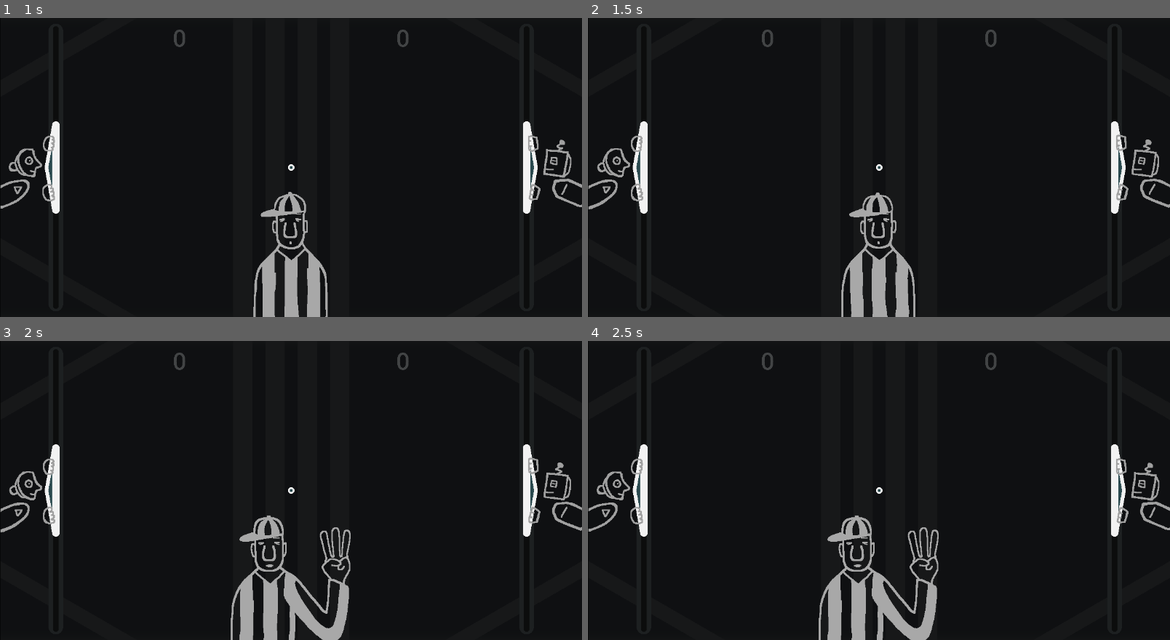
Above: before the commit, frames 1-4 (two rows, left to right).
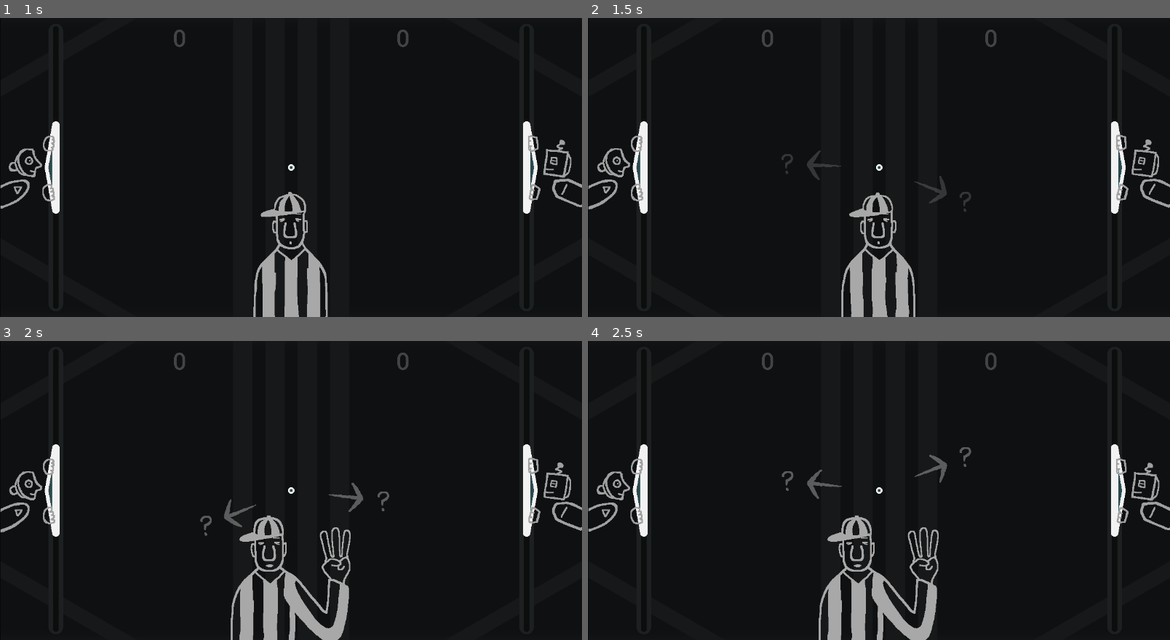
Above: after the commit, the same moments.

Repository: pixerhp/Pixers-Pong
Game: Godot game, scene res://scenes/topscenes/gameplay_topscene.tscn
Two runs of this game, one before a commit and one after it. Both use one fixed random seed, a clock stepped at 60 frames per second and the inputs below.
Inputs (mouse positions are in pixels of both pictures, inside the frame that each line leads up to):
- Up to frame 1 (1 s): move the mouse to (419, 152) at 0.52 s; hold D (plr1_bump_right) from 0.53 s (still down); tap Shift (plr1_slow) at 0.6 s; click (419, 152) at 0.67 s
- Up to frame 2 (1.5 s): move the mouse to (762, 182) at 1.27 s; release D (plr1_bump_right) at 1.28 s; hold S (plr1_down) from 1.28 s (still down); tap Keypad 0 (plr2_slow) at 1.35 s
- Up to frame 3 (2 s): keep holding S (plr1_down)
- Up to frame 4 (2.5 s): move the mouse to (937, 424) at 2.02 s; release S (plr1_down) at 2.03 s; hold D (plr1_bump_right) from 2.03 s (still down); tap Shift (plr1_slow) at 2.1 s

Frame 1 is identical in both runs. In frame 2, 0.3% of the frame differs, in the area x 33-66%, y 44-65%; in frame 3, 0.3%; in frame 4, 0.3%, in the area x 33-66%, y 35-53%.

Commit message:
Implement arrow pointers aspect of first serve

Diff:
--- a/scenes/prefabs/arrow_pointer.tscn
+++ b/scenes/prefabs/arrow_pointer.tscn
@@ -13,12 +13,12 @@
 texture = ExtResource("1_ykf56")
 
 [node name="QuestionTransformer" type="RemoteTransform2D" parent="RotationContainer" unique_id=766621225]
-position = Vector2(190, 0)
+position = Vector2(200, 0)
 remote_path = NodePath("../../QuestionSprite")
 update_rotation = false
 update_scale = false
 
 [node name="QuestionSprite" type="Sprite2D" parent="." unique_id=237233097]
 unique_name_in_owner = true
-position = Vector2(190, 0)
+position = Vector2(200, 0)
 texture = ExtResource("2_5vkmy")
--- a/scenes/topscenes/gameplay_topscene.tscn
+++ b/scenes/topscenes/gameplay_topscene.tscn
@@ -8,6 +8,7 @@
 [ext_resource type="Texture2D" uid="uid://cc25j0nn47ytn" path="res://assets/art/referee.png" id="5_ks65t"]
 [ext_resource type="StyleBox" uid="uid://ci1vj1icd2vas" path="res://assets/styles/cyan_panel.tres" id="6_hx5ms"]
 [ext_resource type="StyleBox" uid="uid://dqwo7lmx1r506" path="res://assets/styles/button_default.tres" id="7_emnkm"]
+[ext_resource type="PackedScene" uid="uid://dvxs6tdfud5sl" path="res://scenes/prefabs/arrow_pointer.tscn" id="8_iube2"]
 [ext_resource type="StyleBox" uid="uid://r75uu6a6dxcf" path="res://assets/styles/button_pressed.tres" id="8_rfs2g"]
 [ext_resource type="StyleBox" uid="uid://t2qdtndfu2sc" path="res://assets/styles/button_hover.tres" id="9_d18oc"]
 [ext_resource type="StyleBox" uid="uid://d4gh36qf2ytct" path="res://assets/styles/outer_vignette_panel.tres" id="10_d18oc"]
@@ -33,6 +34,17 @@
 [sub_resource type="RectangleShape2D" id="RectangleShape2D_u55sw"]
 size = Vector2(1260, 200)
 
+[sub_resource type="Curve" id="Curve_pyq0w"]
+_data = [Vector2(0, 0), 0.0, 1.4, 0, 0, Vector2(1, 1), 0.0, 0.0, 0, 0]
+point_count = 2
+
+[sub_resource type="SphereMesh" id="SphereMesh_pyq0w"]
+radius = 5.0
+height = 10.0
+
+[sub_resource type="CircleShape2D" id="CircleShape2D_hx5ms"]
+radius = 7.0
+
 [sub_resource type="AtlasTexture" id="AtlasTexture_ks65t"]
 atlas = ExtResource("5_ks65t")
 region = Rect2(0, 0, 512, 320)
@@ -126,17 +138,6 @@
 "name": &"winner_gesture",
 "speed": 5.0
 }]
-
-[sub_resource type="Curve" id="Curve_pyq0w"]
-_data = [Vector2(0, 0), 0.0, 1.4, 0, 0, Vector2(1, 1), 0.0, 0.0, 0, 0]
-point_count = 2
-
-[sub_resource type="SphereMesh" id="SphereMesh_pyq0w"]
-radius = 5.0
-height = 10.0
-
-[sub_resource type="CircleShape2D" id="CircleShape2D_hx5ms"]
-radius = 7.0
 
 [node name="GameplayTopscene" type="Control" unique_id=1589095980]
 layout_mode = 3
@@ -320,13 +321,6 @@
 offset_right = 872.308
 offset_bottom = 70.0
 
-[node name="Referee" type="AnimatedSprite2D" parent="CenteringParent/ClippingParent" unique_id=1568092764]
-unique_name_in_owner = true
-position = Vector2(630, 792)
-sprite_frames = SubResource("SpriteFrames_81lo5")
-animation = &"idle"
-autoplay = "idle"
-
 [node name="LeftPaddle" parent="CenteringParent/ClippingParent" unique_id=340420252 instance=ExtResource("3_ks65t")]
 unique_name_in_owner = true
 position = Vector2(120, 324)
@@ -369,6 +363,23 @@
 margin = 2.0
 collide_with_areas = true
 collide_with_bodies = false
+
+[node name="PrimaryArrowPointer" parent="CenteringParent/ClippingParent" unique_id=1333024161 instance=ExtResource("8_iube2")]
+unique_name_in_owner = true
+visible = false
+position = Vector2(630, 324)
+
+[node name="SecondaryArrowPointer" parent="CenteringParent/ClippingParent" unique_id=1059361601 instance=ExtResource("8_iube2")]
+unique_name_in_owner = true
+visible = false
+position = Vector2(630, 324)
+
+[node name="Referee" type="AnimatedSprite2D" parent="CenteringParent/ClippingParent" unique_id=1568092764]
+unique_name_in_owner = true
+position = Vector2(630, 792)
+sprite_frames = SubResource("SpriteFrames_81lo5")
+animation = &"idle"
+autoplay = "idle"
 
 [node name="DebugRect3" type="ColorRect" parent="CenteringParent/ClippingParent" unique_id=1751128402]
 visible = false
--- a/scripts/gameplay_script.gd
+++ b/scripts/gameplay_script.gd
@@ -81,6 +81,7 @@
 	reset_ball()
 	reset_balltrail()
 	reset_referee()
+	reset_arrow_pointers()
 
 func reset_framing():
 	get_window().set_content_scale_size(Globals.GAME_SIZE)
@@ -152,6 +153,15 @@
 	%Referee.position = Vector2(Globals.GAME_SIZE.x/2.0, Globals.GAME_SIZE.y + 144.0)
 	%Referee.scale.x = 1.0
 	%Referee.play("idle")
+func reset_arrow_pointers():
+	%PrimaryArrowPointer.visible = false
+	%PrimaryArrowPointer/%QuestionSprite.visible = false
+	%PrimaryArrowPointer.position = Globals.GAME_SIZE / 2.0
+	%PrimaryArrowPointer/%RotationContainer.rotation_degrees = 0.0
+	%SecondaryArrowPointer.visible = %PrimaryArrowPointer.visible
+	%SecondaryArrowPointer/%QuestionSprite.visible = %PrimaryArrowPointer/%QuestionSprite.visible
+	%SecondaryArrowPointer.position = %PrimaryArrowPointer.position
+	%SecondaryArrowPointer/%RotationContainer.rotation_degrees = 180.0
 
 const STREAK_PREFIX: String = "🗘"
 func update_scores_text():
@@ -229,8 +239,21 @@
 		%Referee.play("count_2")
 	else:
 		%Referee.play("count_1")
-
-	# !!! (add arrows and ?s stuff.)
+	# Arrow pointers fade-in and viwsibility:
+	const ARROWS_FADEIN_START: float = REF_COUNT_START / 2.0
+	const ARROWS_FADEIN_END: float = REF_COUNT_START
+	%PrimaryArrowPointer.visible = playthrough > ARROWS_FADEIN_START
+	%SecondaryArrowPointer.visible = %PrimaryArrowPointer.visible
+	%PrimaryArrowPointer/%QuestionSprite.visible = %PrimaryArrowPointer.visible
+	%SecondaryArrowPointer/%QuestionSprite.visible = %PrimaryArrowPointer/%QuestionSprite.visible
+	%PrimaryArrowPointer.modulate = Color(1.0, 1.0, 1.0,
+		clampf(proportion_from_range(playthrough, ARROWS_FADEIN_START, ARROWS_FADEIN_END) / 2.0, 0.0, 0.5))
+	%SecondaryArrowPointer.modulate = %PrimaryArrowPointer.modulate
+	# Arrow pointers movement:
+	%PrimaryArrowPointer/%RotationContainer.rotation_degrees = (
+		(22.5 * sin(float(Time.get_ticks_msec()) / 324.34)))
+	%SecondaryArrowPointer/%RotationContainer.rotation_degrees = 180 + (
+		(22.5 * sin(float(Time.get_ticks_msec() + 32528437) / 284.83)))
 
 var first_serve_p1_to_conclude: bool = false
 func handle_first_serve_p1_conclusion():
@@ -238,8 +261,7 @@
 	reset_scores_visuals()
 	reset_referee()
 	%Referee.position.y = Globals.GAME_SIZE.y - 144.0
-	# !!! (add stuff for arrows, ?, etc after they're implemented into the animation.)
-
+	reset_arrow_pointers()
 	reset_ball()
 	ball_velocity = Vector2(-300.0, 10.0)
 
